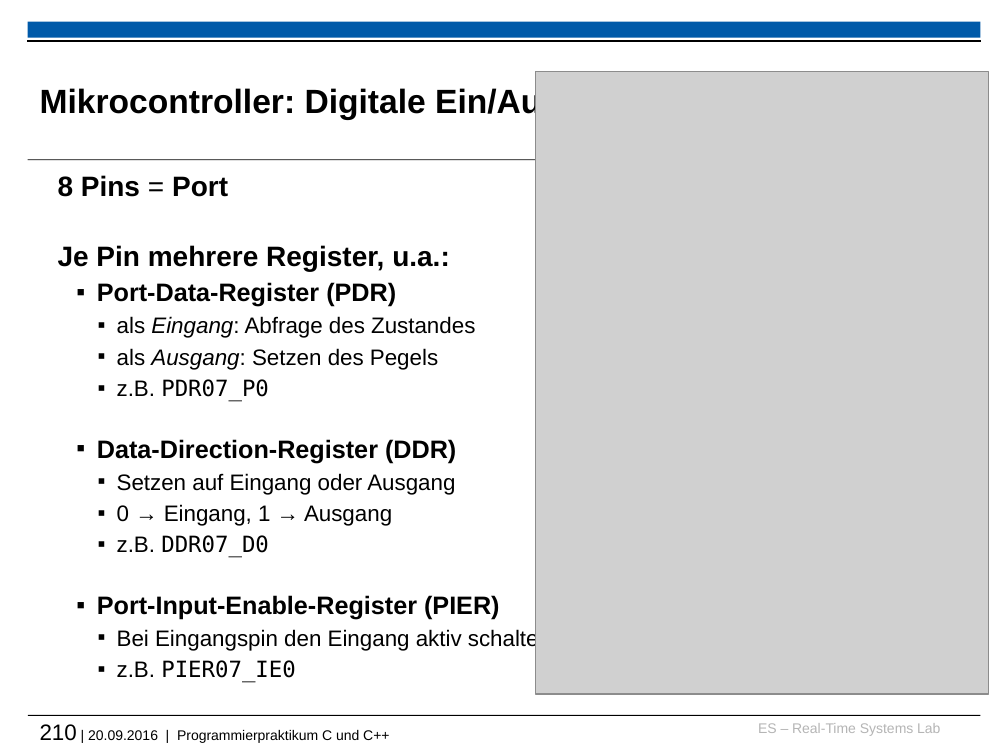
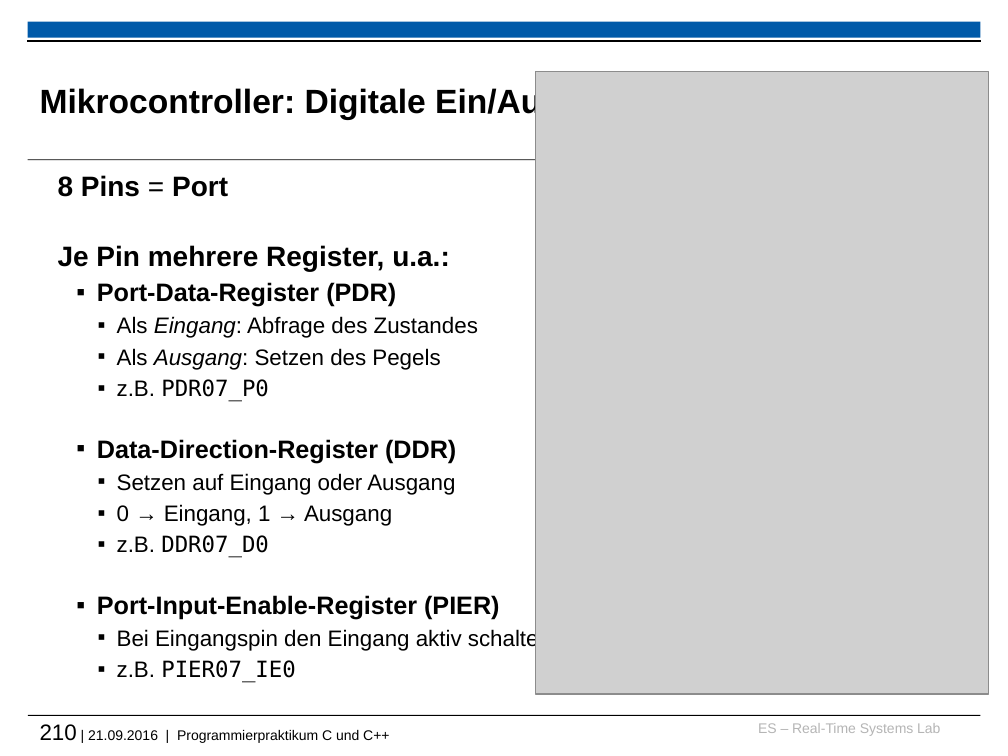
Before and after one commit to h82k/tud-cppp, a slide deck: slide 210 of cppp_lecture.pptx. Drawn at 1008x756 pixels with LibreOffice and Linux fonts; fonts in the diff are those of the drawing; grey boxes stand for pictures; background and template pictures are left out. Boxes give left, top, right and bottom in pixels: in the first picture for what was removed or moved away, otherwise in the second. Text is boxed around its words. In the diff, an @@ line names an element or a change of style, - is before the commit and + after.

```diff
--- a/cppp_lecture.pptx
+++ b/cppp_lecture.pptx
@@ text at box(117, 316, 478, 370): text changed @@
-      ▪ als Eingang: Abfrage des Zustandes
-      ▪ als Ausgang: Setzen des Pegels
+      ▪ Als Eingang: Abfrage des Zustandes
+      ▪ Als Ausgang: Setzen des Pegels
@@ text at box(40, 724, 389, 743): text changed @@
-210 | 20.09.2016 | Programmierpraktikum C und C++
+210 | 21.09.2016 | Programmierpraktikum C und C++
```
Also in this commit, not shown: 4 other slides changed, 1 slide added, 1 other file.
